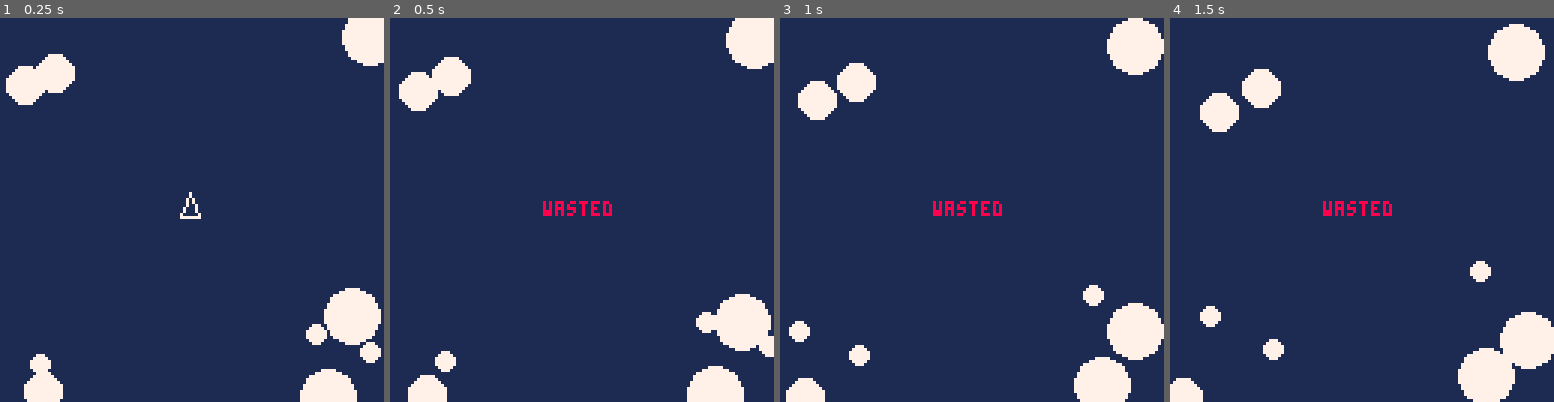
Above: before the commit, frames 1-4 (left to right).
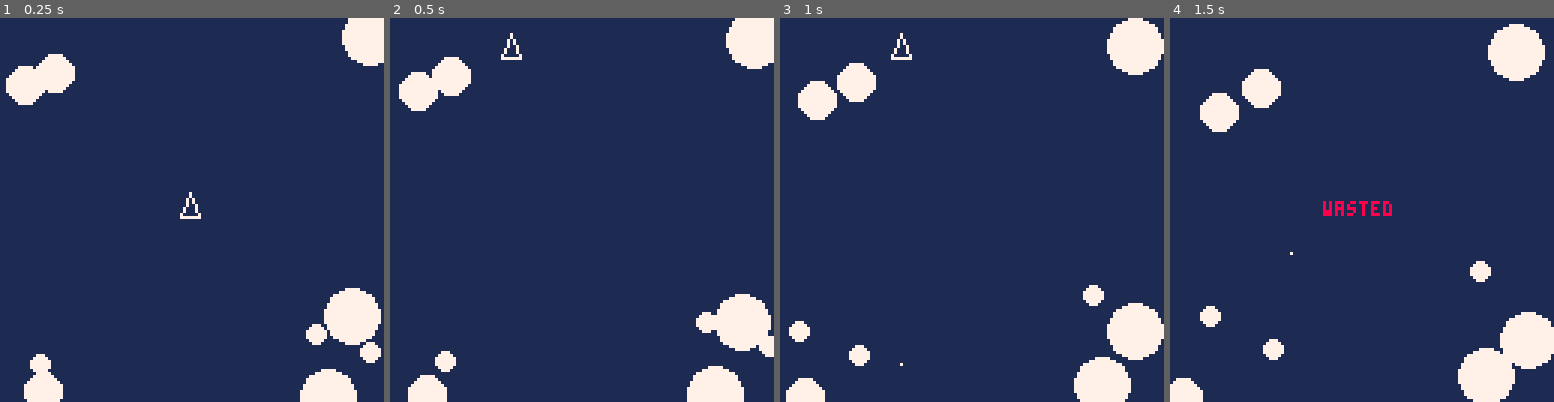
Above: after the commit, the same moments.

Repository: pepaslabs/picoroids
Game: PICO-8 cartridge picoroids.p8
Same seed, same stepped clock (60 frames per second), same inputs: the game is played once before the commit and once after it.
Inputs:
- Up to frame 1 (0.25 s): no input
- Up to frame 2 (0.5 s): tap X (X key) at 0.33 s
- Up to frame 3 (1 s): tap O (Z key) at 0.7 s
- Up to frame 4 (1.5 s): tap X (X key) at 1.07 s

Frame 1 is identical in both runs. In frame 2, 0.5% of the frame differs, in the area x 28-58%, y 3-52%; in frame 3, 0.5%, in the area x 28-58%, y 3-91%; in frame 4, less than 0.1%.

Commit message:
comments

Diff:
--- a/picoroids.p8
+++ b/picoroids.p8
@@ -237,7 +237,7 @@
 
 -- mod a point by 128
 function mod_pnt(p)
- return {p[1]%128,p[2]%128}
+ return {p[1]%128, p[2]%128}
 end
 
 -- move the ship by applying
@@ -321,6 +321,7 @@
  return shot
 end
 
+-- move all of the shots.
 function move_shots()
  shots2={}
  for s in all(shots) do
@@ -368,6 +369,8 @@
  add(shots, shot)
 end
 
+-- create a new asteroid of a
+-- given size class (1-3)
 function spawn_roid(size)
  pos = mod_pnt({
   96 + rnd(63),
@@ -429,6 +432,7 @@
  end
 end
 
+-- read and process the dpad.
 function process_dpad()
  if btn(left) then
   ship_rot += rot_mag
@@ -444,6 +448,7 @@
  end
 end
 
+-- read and process the buttons.
 function process_btns()
  if btn(but1) then
   if not fire_ff then
@@ -481,6 +486,8 @@
  end
 end
 
+-- detect collisions between
+-- asteroids and the ship.
 function collide_ship()
  local ship = rot_shp(
   trans_shp(ship_shp,ship_pos),
@@ -521,8 +528,8 @@
  expire_shots()
  collide_shots()
  if alive then
+  move_ship()
   collide_ship()
-  move_ship()
  end
 end
 
